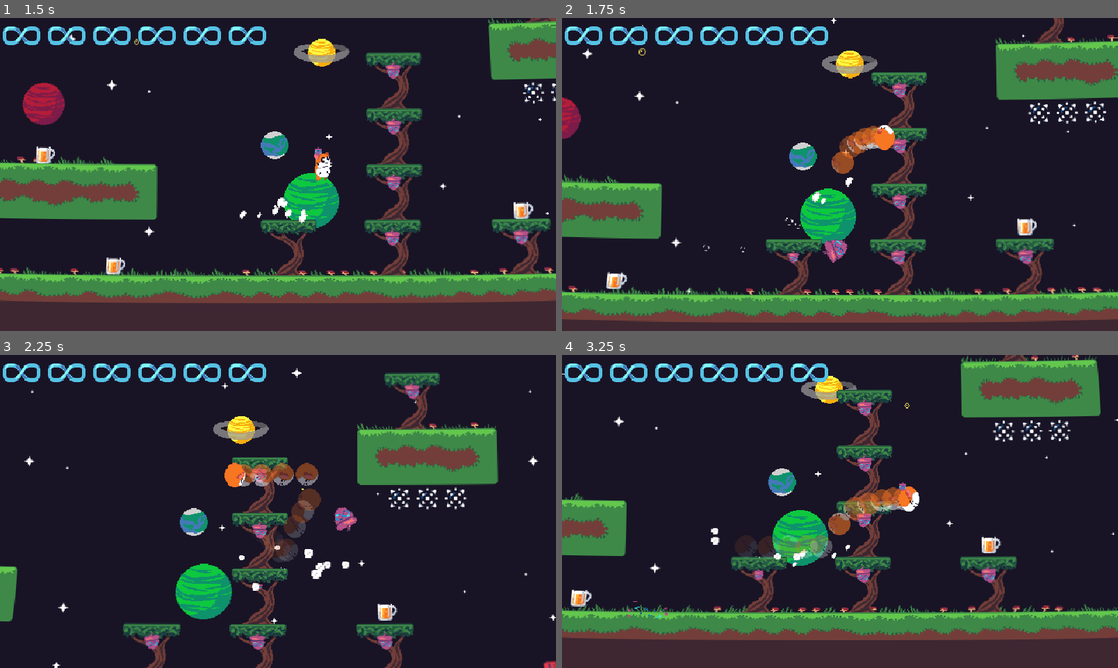
Above: before the commit, frames 1-4 (two rows, left to right).
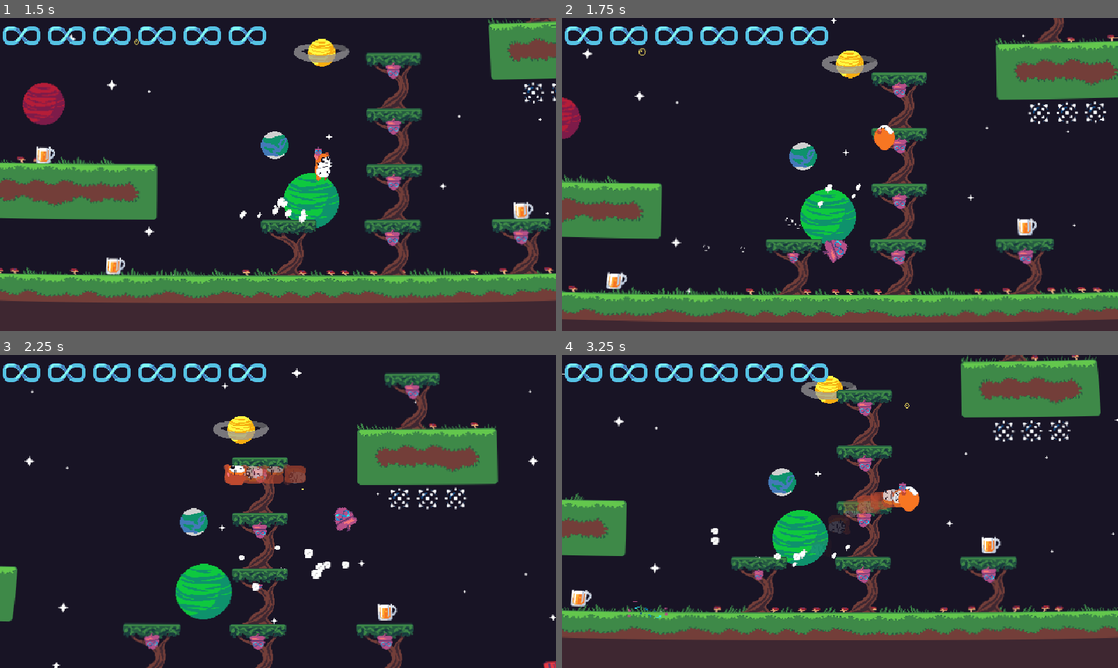
Above: after the commit, the same moments.

Repository: Codex112008/GMTK-2025-Game-Jam
Game: Godot game, scene res://Scenes/Game.tscn
Two runs of this game, one before a commit and one after it. Both use one fixed random seed, a clock stepped at 60 frames per second and the inputs below. Sound files missing from this copy of the repository are replaced by a short silence.
Inputs:
- Up to frame 1 (1.5 s): hold D (right) from 0.53 s (still down); tap Shift (dash) at 0.6 s; tap Space (jump) at 0.77, 0.8, 1.07, 1.35 s
- Up to frame 2 (1.75 s): keep holding D (right); tap Space (jump) at 1.52 s; tap Shift (dash) at 1.55 s
- Up to frame 3 (2.25 s): tap Space (jump) at 1.82 s; release D (right) at 2.03 s; hold A (left) from 2.03 s (still down); tap Shift (dash) at 2.1 s
- Up to frame 4 (3.25 s): tap Space (jump) at 2.3, 3.02 s; release A (left) at 2.78 s; hold D (right) from 2.78 s (still down); tap Shift (dash) at 2.85 s

Frame 1 is identical in both runs. In frame 2, 0.8% of the frame differs, in the area x 45-58%, y 34-61%; in frame 3, 1.7%; in frame 4, 1.7%, in the area x 35-65%, y 42-66%.

Commit message:
dash animation

Diff:
--- a/Scenes/Player.tscn
+++ b/Scenes/Player.tscn
@@ -11,22 +11,30 @@
 [ext_resource type="Texture2D" uid="uid://d2l3syu5cfhmc" path="res://Sprites/Player/Drink/hamster_drink2.png" id="6_c43xd"]
 [ext_resource type="Texture2D" uid="uid://igvw0x0kirar" path="res://Sprites/Player/Spin/hamster_spin1.png" id="6_lslt6"]
 [ext_resource type="Texture2D" uid="uid://mnlxh8a5slfa" path="res://Sprites/Player/Walk/hamster_walk1.png" id="6_megsn"]
+[ext_resource type="Texture2D" uid="uid://bnhmiykmttgh2" path="res://Sprites/Player/Dash/hamster_dash_sheet.png" id="7_8p516"]
 [ext_resource type="Texture2D" uid="uid://clwb6fu0y7mqs" path="res://Sprites/Player/Drink/hamster_drink3.png" id="7_avx33"]
 [ext_resource type="Texture2D" uid="uid://cxqqrjmhla05v" path="res://Sprites/Player/Air/hamster_air1.png" id="7_qidb7"]
 [ext_resource type="Texture2D" uid="uid://c87ic3ueue0a4" path="res://Sprites/Player/Spin/hamster_spin2.png" id="7_ulo2v"]
-[ext_resource type="Texture2D" uid="uid://bwcl0jx83a66r" path="res://Sprites/Player/Spin/hamster_spin_sheet.png" id="7_wpo1r"]
 [ext_resource type="Texture2D" uid="uid://bqovdvenwlycr" path="res://Sprites/Player/Walk/hamster_walk2.png" id="7_yoq75"]
 [ext_resource type="Texture2D" uid="uid://mp02sd1fj3d4" path="res://Sprites/Player/Spin/hamster_spin3.png" id="8_1iu4k"]
+[ext_resource type="Texture2D" uid="uid://iyeot8p1ue8a" path="res://Sprites/Player/Dash/hamster_dash1.png" id="8_fvoow"]
 [ext_resource type="Texture2D" uid="uid://tnn0gkor7klf" path="res://Sprites/Player/Walk/hamster_walk3.png" id="8_ksbbd"]
 [ext_resource type="Texture2D" uid="uid://bls3hclv4kj7o" path="res://Sprites/Player/Drink/hamster_drink4.png" id="8_rxg2u"]
 [ext_resource type="Texture2D" uid="uid://cyyppdj7e3k4" path="res://Sprites/Player/Spin/hamster_spin4.png" id="9_m0x7a"]
+[ext_resource type="Texture2D" uid="uid://bcgo3ar8ry154" path="res://Sprites/Player/Dash/hamster_dash2.png" id="9_v5fqo"]
 [ext_resource type="Texture2D" uid="uid://ddmdyxepg5r6p" path="res://Sprites/Player/Drink/hamster_drink5.png" id="9_xixlo"]
 [ext_resource type="Script" uid="uid://b6c0hiphk1ohy" path="res://Scripts/AnimationManager.gd" id="9_yoq75"]
 [ext_resource type="Texture2D" uid="uid://cf71ik4tqc4p5" path="res://Sprites/Player/Spin/hamster_spin5.png" id="10_5v66d"]
 [ext_resource type="Texture2D" uid="uid://wuad7nd0k4h3" path="res://Sprites/Player/Drink/hamster_drink6.png" id="10_bfbt0"]
+[ext_resource type="Texture2D" uid="uid://cycvwesk6ue08" path="res://Sprites/Player/Dash/hamster_dash3.png" id="10_yf17c"]
+[ext_resource type="Texture2D" uid="uid://btwjuf7duxsko" path="res://Sprites/Player/Dash/hamster_dash4.png" id="11_awd2i"]
 [ext_resource type="Texture2D" uid="uid://hvld6lgbrdgk" path="res://Sprites/Player/Drink/hamster_drink7.png" id="11_wosd6"]
 [ext_resource type="Texture2D" uid="uid://bm2kysin1c7xe" path="res://Sprites/Player/Spin/hamster_spin6.png" id="11_x63xi"]
 [ext_resource type="Texture2D" uid="uid://bst30fcex8vyg" path="res://Sprites/Player/Spin/hamster_spin7.png" id="12_i2e8t"]
+[ext_resource type="Texture2D" uid="uid://c01wpqbusjb0p" path="res://Sprites/Player/Dash/hamster_dash5.png" id="12_o2sks"]
+[ext_resource type="Texture2D" uid="uid://bj56fyyajfynv" path="res://Sprites/Player/Dash/hamster_dash6.png" id="13_3rw25"]
+[ext_resource type="Texture2D" uid="uid://bgkfxh8puo6rq" path="res://Sprites/Player/Dash/hamster_dash7.png" id="14_u4y2r"]
+[ext_resource type="Texture2D" uid="uid://cf1ib325kaks8" path="res://Sprites/Player/Dash/hamster_dash8.png" id="15_tbv6f"]
 [ext_resource type="Texture2D" uid="uid://c65634ac06im1" path="res://Sprites/Player/Walk/hamster_walk4.png" id="18_x63xi"]
 [ext_resource type="Texture2D" uid="uid://bwykemji501wp" path="res://Sprites/Player/Walk/hamster_walk5.png" id="19_i2e8t"]
 [ext_resource type="Texture2D" uid="uid://bjrltanv0vut6" path="res://Sprites/Player/hamster_cheeks.png" id="19_m0x7a"]
@@ -84,7 +92,7 @@
 
 [sub_resource type="CanvasItemMaterial" id="CanvasItemMaterial_pqity"]
 particles_animation = true
-particles_anim_h_frames = 7
+particles_anim_h_frames = 8
 particles_anim_v_frames = 1
 particles_anim_loop = false
 
@@ -104,6 +112,35 @@
 
 [sub_resource type="SpriteFrames" id="SpriteFrames_gntrk"]
 animations = [{
+"frames": [{
+"duration": 1.0,
+"texture": ExtResource("8_fvoow")
+}, {
+"duration": 1.0,
+"texture": ExtResource("9_v5fqo")
+}, {
+"duration": 1.0,
+"texture": ExtResource("10_yf17c")
+}, {
+"duration": 1.0,
+"texture": ExtResource("11_awd2i")
+}, {
+"duration": 1.0,
+"texture": ExtResource("12_o2sks")
+}, {
+"duration": 1.0,
+"texture": ExtResource("13_3rw25")
+}, {
+"duration": 1.0,
+"texture": ExtResource("14_u4y2r")
+}, {
+"duration": 1.0,
+"texture": ExtResource("15_tbv6f")
+}],
+"loop": true,
+"name": &"dash",
+"speed": 24.0
+}, {
 "frames": [{
 "duration": 1.0,
 "texture": ExtResource("5_lyrkg")
@@ -382,13 +419,15 @@
 position = Vector2(0, -16)
 emitting = false
 amount = 16
-texture = ExtResource("7_wpo1r")
-lifetime = 0.5
+texture = ExtResource("7_8p516")
+lifetime = 0.25
 process_material = SubResource("ParticleProcessMaterial_6hr71")
 
 [node name="AnimatedSprite2D" type="AnimatedSprite2D" parent="." node_paths=PackedStringArray("player", "cheeks")]
 sprite_frames = SubResource("SpriteFrames_gntrk")
-animation = &"idle"
+animation = &"dash"
+frame = 2
+frame_progress = 0.798832
 offset = Vector2(0, -16)
 script = ExtResource("9_yoq75")
 player = NodePath("..")
--- a/Scripts/AnimationManager.gd
+++ b/Scripts/AnimationManager.gd
@@ -17,8 +17,11 @@
 			play("idle")
 			show_cheeks = true;
 		elif !player.is_on_floor():
-			if player.spin_timer.time_left != 0 || player.dash_timer.time_left != 0:
+			if player.spin_timer.time_left != 0:
 				play("spin")
+				show_cheeks = false;
+			elif player.dash_timer.time_left != 0:
+				play("dash")
 				show_cheeks = false;
 			else:
 				if player.velocity.y > 0:
--- a/Scripts/PlayerController.gd
+++ b/Scripts/PlayerController.gd
@@ -161,7 +161,7 @@
 
 	# Nut jump
 	if nut_count > 0 && not is_on_floor() && Input.is_action_just_pressed("jump") && !did_coyote:
-		afterimage_particles.emitting = true
+		#afterimage_particles.emitting = true
 		spin_timer.start()
 		jump()
 		remove_oldest_nut()
--- a/default_bus_layout.tres
+++ b/default_bus_layout.tres
@@ -1,11 +1,7 @@
-[gd_resource type="AudioBusLayout" load_steps=3 format=3 uid="uid://crws36nmglm0"]
+[gd_resource type="AudioBusLayout" load_steps=2 format=3 uid="uid://crws36nmglm0"]
 
-[sub_resource type="AudioEffectPhaser" id="AudioEffectPhaser_j3pel"]
-resource_name = "Phaser"
-
-[sub_resource type="AudioEffectAmplify" id="AudioEffectAmplify_j3pel"]
-resource_name = "Amplify"
-volume_db = 5.0
+[sub_resource type="AudioEffectDistortion" id="AudioEffectDistortion_j3pel"]
+resource_name = "Distortion"
 
 [resource]
 bus/1/name = &"Rewind"
@@ -14,7 +10,5 @@
 bus/1/bypass_fx = false
 bus/1/volume_db = 0.0
 bus/1/send = &"Master"
-bus/1/effect/0/effect = SubResource("AudioEffectPhaser_j3pel")
+bus/1/effect/0/effect = SubResource("AudioEffectDistortion_j3pel")
 bus/1/effect/0/enabled = true
-bus/1/effect/1/effect = SubResource("AudioEffectAmplify_j3pel")
-bus/1/effect/1/enabled = true
Not shown: 1 places in Scenes/Player.tscn that only renumber resources
Binary file added: Sprites/Player/Dash/hamster_dash1.png
Not shown, added: Sprites/Player/Dash/hamster_dash1.png.import
Binary file added: Sprites/Player/Dash/hamster_dash2.png
Not shown, added: Sprites/Player/Dash/hamster_dash2.png.import
Binary file added: Sprites/Player/Dash/hamster_dash3.png
Not shown, added: Sprites/Player/Dash/hamster_dash3.png.import
Binary file added: Sprites/Player/Dash/hamster_dash4.png
Not shown, added: Sprites/Player/Dash/hamster_dash4.png.import
Binary file added: Sprites/Player/Dash/hamster_dash5.png
Not shown, added: Sprites/Player/Dash/hamster_dash5.png.import
Binary file added: Sprites/Player/Dash/hamster_dash6.png
(and 7 more such lines)
